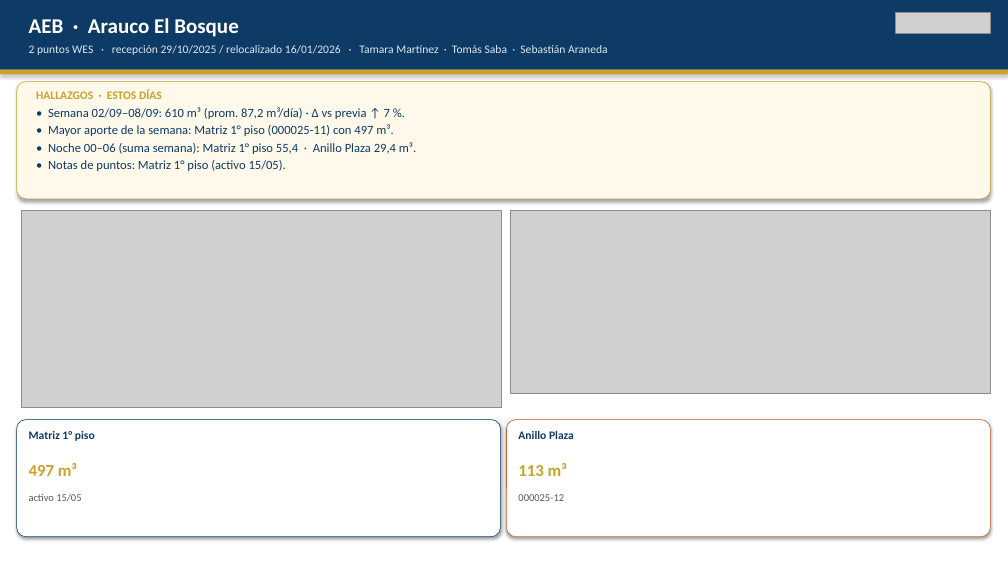
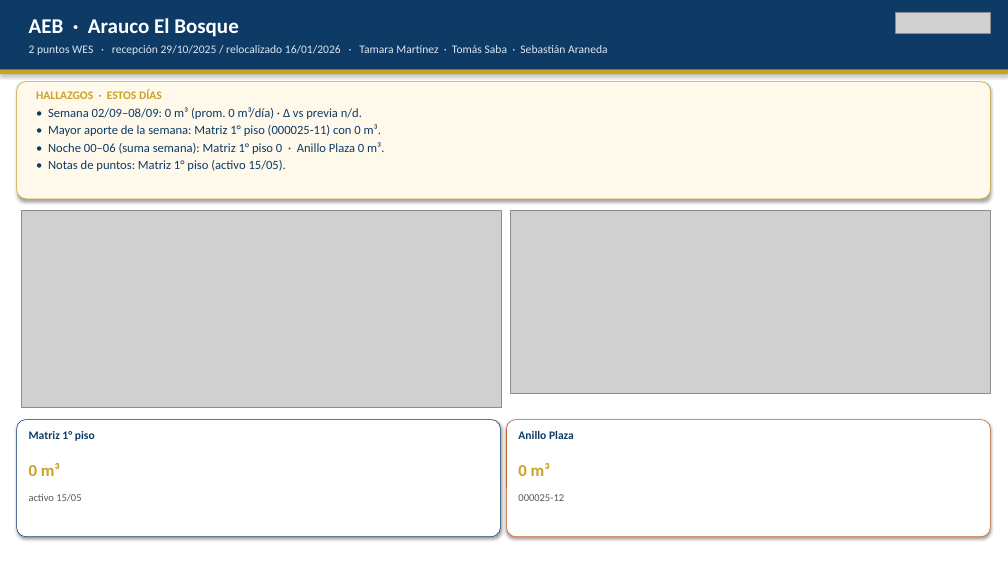
Before and after one commit to anibaloperacionesWes/wes-scripts, a slide deck: slide 8 of reports/Parque_Arauco/CONSOLIDADO/Consolidado_PA_7malls_20260908.pptx. Drawn at 1008x567 pixels with LibreOffice and Linux fonts; fonts in the diff are those of the drawing; grey boxes stand for pictures. Boxes give left, top, right and bottom in pixels: in the first picture for what was removed or moved away, otherwise in the second. Text is boxed around its words. In the diff, an @@ line names an element or a change of style, - is before the commit and + after.

```diff
--- a/reports/Parque_Arauco/CONSOLIDADO/Consolidado_PA_7malls_20260908.pptx
+++ b/reports/Parque_Arauco/CONSOLIDADO/Consolidado_PA_7malls_20260908.pptx
@@ text at bbox=[48, 107, 384, 154]: text changed @@
-• Semana 02/09–08/09: 610 m³ (prom. 87,2 m³/día) · Δ vs previa ↑ 7 %.
-• Mayor aporte de la semana: Matriz 1° piso (000025-11) con 497 m³.
-• Noche 00–06 (suma semana): Matriz 1° piso 55,4 · Anillo Plaza 29,4 m³.
+• Semana 02/09–08/09: 0 m³ (prom. 0 m³/día) · Δ vs previa n/d.
+• Mayor aporte de la semana: Matriz 1° piso (000025-11) con 0 m³.
+• Noche 00–06 (suma semana): Matriz 1° piso 0 · Anillo Plaza 0 m³.
@@ text at bbox=[29, 463, 60, 476]: text changed @@
-497 m³
+0 m³
@@ text at bbox=[518, 463, 550, 476]: text changed @@
-113 m³
+0 m³
```
Also in this commit, not shown: 9 other slides changed, 1 other file.
